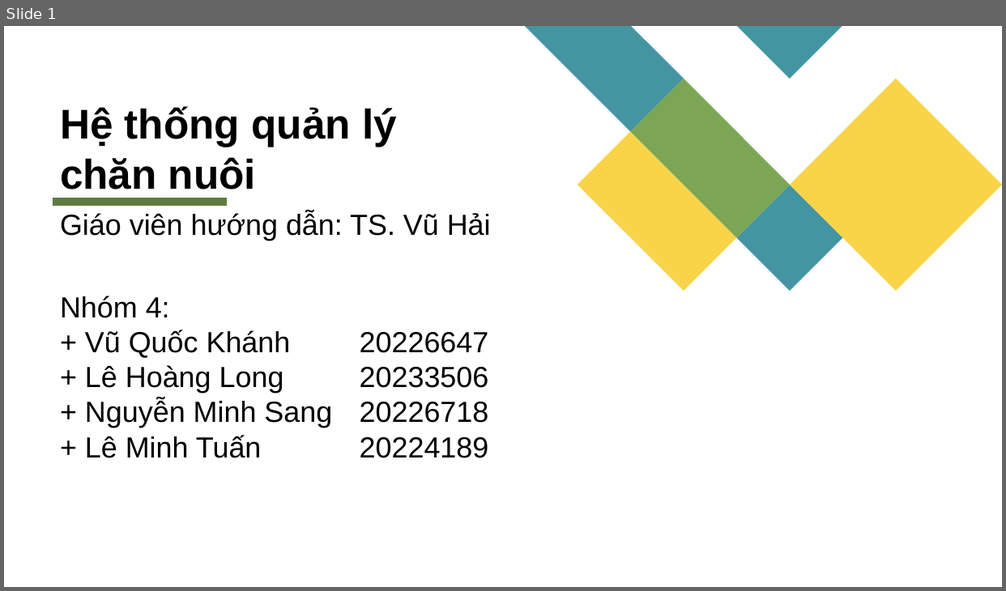
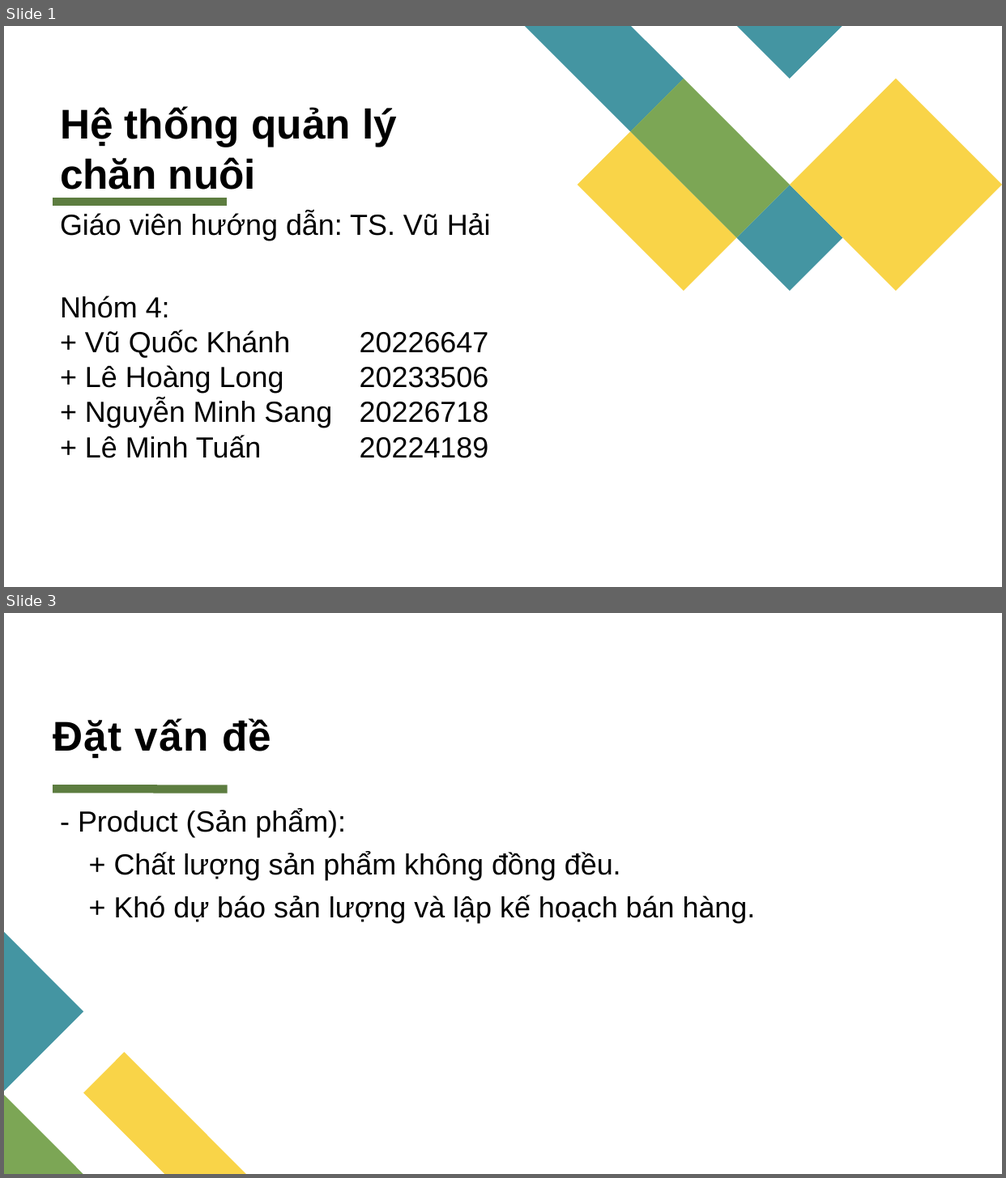
Before and after one commit to KTPM-UD/HUSTFarm-part1, a slide deck: Quản lý chăn nuôi part 1.pptx. Shown one above the other, each under a label of ours: slide 1 before the commit, slides 1 and 3 after it; the slides between them are not shown. The pictures are 1006x591 and 1006x1178 pixels, drawn with LibreOffice and Linux fonts; fonts in the diff are those of the drawing. Boxes give left, top, right and bottom in pixels: in the first picture for what was removed or moved away, otherwise in the second. Text is boxed around its words. In the diff, an @@ line names an element or a change of style, - is before the commit and + after.

```diff
--- a/Quản lý chăn nuôi part 1.pptx
+++ b/Quản lý chăn nuôi part 1.pptx
@@ slide 3 added at (4,613,1002,1174), background #FFFFFF; not listed: 1 template element that a slide beside it also shows @@
@@ title added at (53,718,271,759), 40 pt, text #000000, bold @@
+Đặt vấn đề
@@ text added at (78,809,346,837), 28 pt, text #000000 @@
+- Product (Sản phẩm):
@@ text added at (114,852,621,880), 28 pt, text #000000 @@
++ Chất lượng sản phẩm không đồng đều.
@@ text added at (114,895,756,923), 28 pt, text #000000 @@
++ Khó dự báo sản lượng và lập kế hoạch bán hàng.
@@ freeform shape added at (4,933,83,1092), fill #4495A2 @@
@@ freeform shape added at (83,1053,246,1174), fill #F9D448 @@
@@ freeform shape added at (4,1095,83,1174), fill #7CA655 @@
```
Also in this commit, not shown: 1 other slide added.
